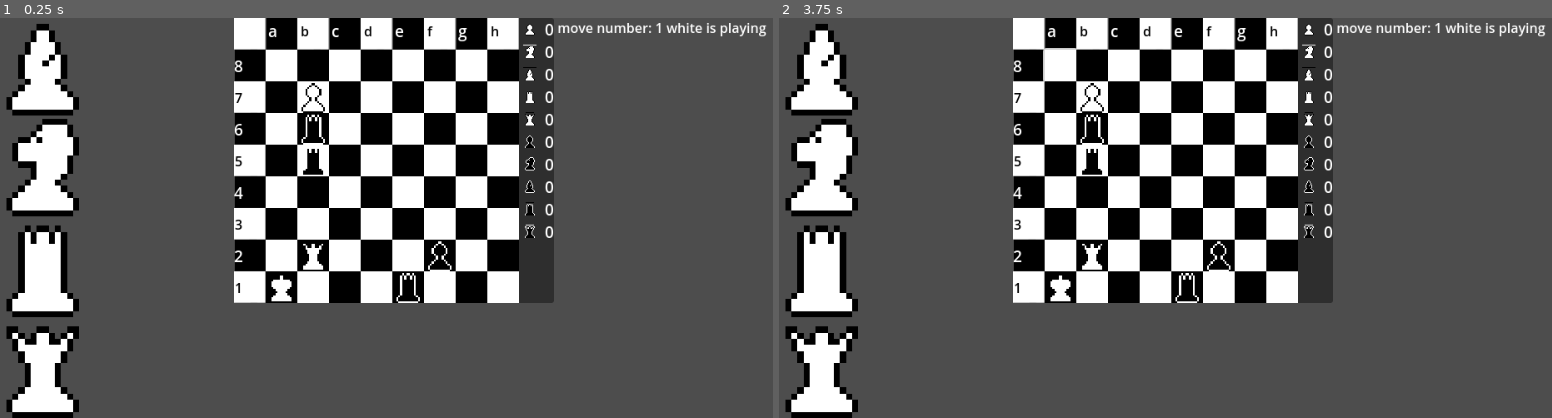
Above: before the commit, frames 1-2 (left to right).
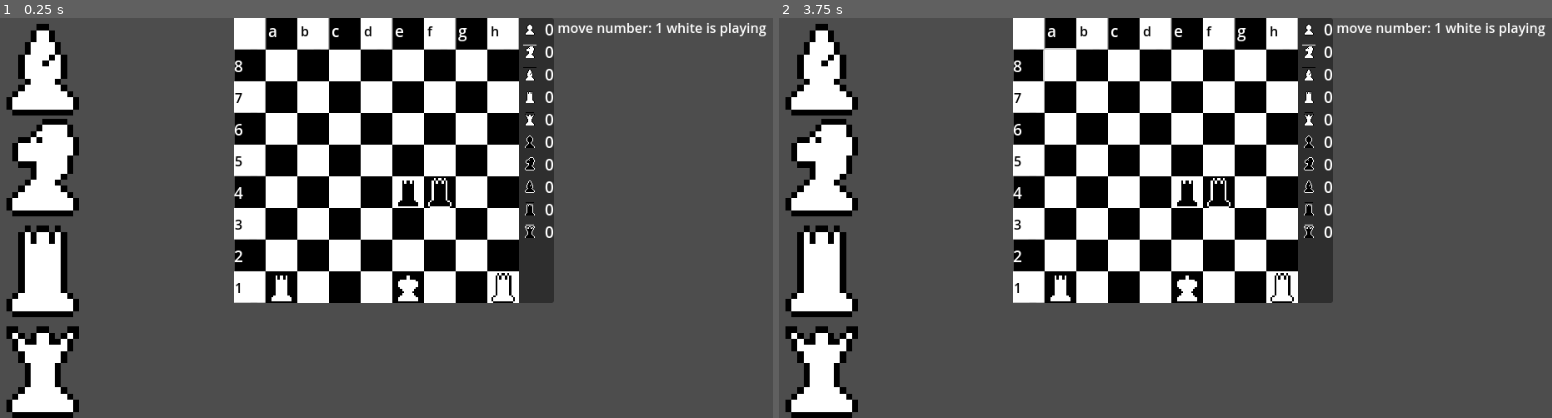
Above: after the commit, the same moments.

Repository: Hanekawa-chan/chess
Game: Godot game, scene res://scenes/game.tscn
Same seed, same stepped clock (60 frames per second), same inputs: the game is played once before the commit and once after it. This scene is started directly instead of the project's main scene.
Inputs (mouse positions are in pixels of both pictures, inside the frame that each line leads up to):
- Up to frame 1 (0.25 s): no input
- Up to frame 2 (3.75 s): click (894, 66) at 0.5 s; click (894, 166) at 1.25 s; click (894, 270) at 2 s; click (894, 370) at 2.75 s; click (1057, 66) at 3.5 s

The runs differ from the first frame. In frame 1, 0.9% of the frame differs, in the area x 35-67%, y 16-72%; in frame 2, 0.9%.

Commit message:
adding castling

Diff:
--- a/scripts/game.gd
+++ b/scripts/game.gd
@@ -146,6 +146,67 @@
 func loose(side):
 	print(Side.keys()[side], " player lost")
 
+
+func castle_moves(grid: Array, side: Side, has_moves: bool):
+	var movable_pieces = 0
+	var king = null
+	var rooks = []
+	for tile in grid:
+		if tile.piece != null && tile.piece.color == side && !tile.piece.moved:
+			if tile.piece.figure == Pieces.King:
+				king = tile
+			if tile.piece.figure == Pieces.Rook:
+				rooks.append(tile)
+	if len(rooks) == 0 || king == null:
+		return has_moves
+	var left_side = false
+	var right_side = false
+	for p in king.movable_places:
+		if p.place.x == 3:
+			left_side = true
+		if p.place.x == 5:
+			right_side = true
+	if !(right_side && left_side):
+		return has_moves
+	var free_rooks = []
+	for r in rooks:
+		if r.place.x == 0:
+			var first = false
+			var second = false
+			var third = false
+			for p in r.movable_places:
+				if p.place.x == 1:
+					first = true
+				if p.place.x == 2:
+					second = true
+				if p.place.x == 3:
+					third = true
+			if first && second && third:
+				free_rooks.append(r)
+		if r.place.x == 7:
+			var first = false
+			var second = false
+			for p in r.movable_places:
+				if p.place.x == 6:
+					first = true
+				if p.place.x == 5:
+					second = true
+			if first && second:
+				free_rooks.append(r)
+	# TODO simulate castle on free_rooks
+		#for place in tile.movable_places:
+			#var simulated_grid = simulate_move(tile, place, grid)
+			#get_available_moves(simulated_grid)
+			##print_grid(simulated_grid)
+			#var killers = get_king_killers(side, simulated_grid)
+			#if len(killers) > 0:
+				#not_movable_places.append(place)
+		#for place in not_movable_places:
+			#tile.movable_places.erase(place)
+		#if tile.piece != null && tile.piece.color == side && len(tile.movable_places) > 0:
+			#movable_pieces += 1
+	return movable_pieces > 0
+
 func get_available_moves(grid: Array):
 	for tile in grid:
 		if tile.piece != null:
@@ -230,13 +291,11 @@
 
 func get_test_initial_board():
 	var _board = [
-		Piece.new(Vector2i(0,7), Pieces.King),
-		Piece.new(Vector2i(1,1), Pieces.Pawn),
-		Piece.new(Vector2i(1,6), Pieces.Queen),
-		Piece.new(Vector2i(1,3), Pieces.Rook, Side.Black),
-		Piece.new(Vector2i(1,2), Pieces.Rook, Side.Black),
-		Piece.new(Vector2i(4,7), Pieces.Rook, Side.Black),
-		Piece.new(Vector2i(5,6), Pieces.Pawn, Side.Black),
+		Piece.new(Vector2i(4,7), Pieces.King),
+		Piece.new(Vector2i(0,7), Pieces.Rook),
+		Piece.new(Vector2i(7,7), Pieces.Rook),
+		Piece.new(Vector2i(4,4), Pieces.Rook, Side.Black),
+		Piece.new(Vector2i(5,4), Pieces.Rook, Side.Black),
 	]
 	return _board
 
